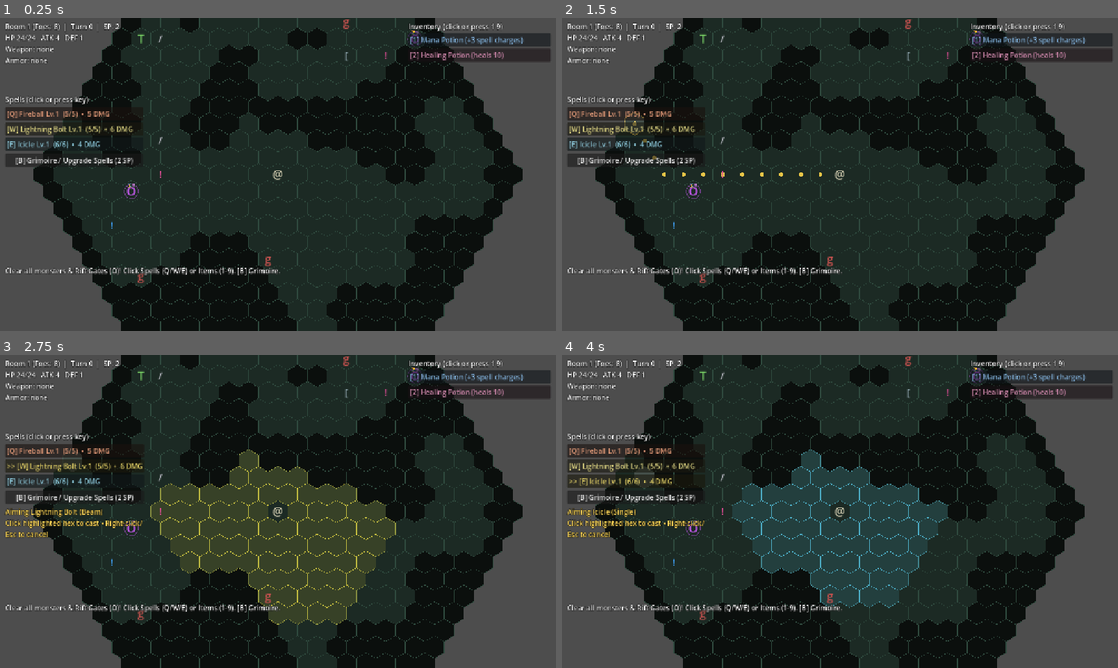
Above: before the commit, frames 1-4 (two rows, left to right).
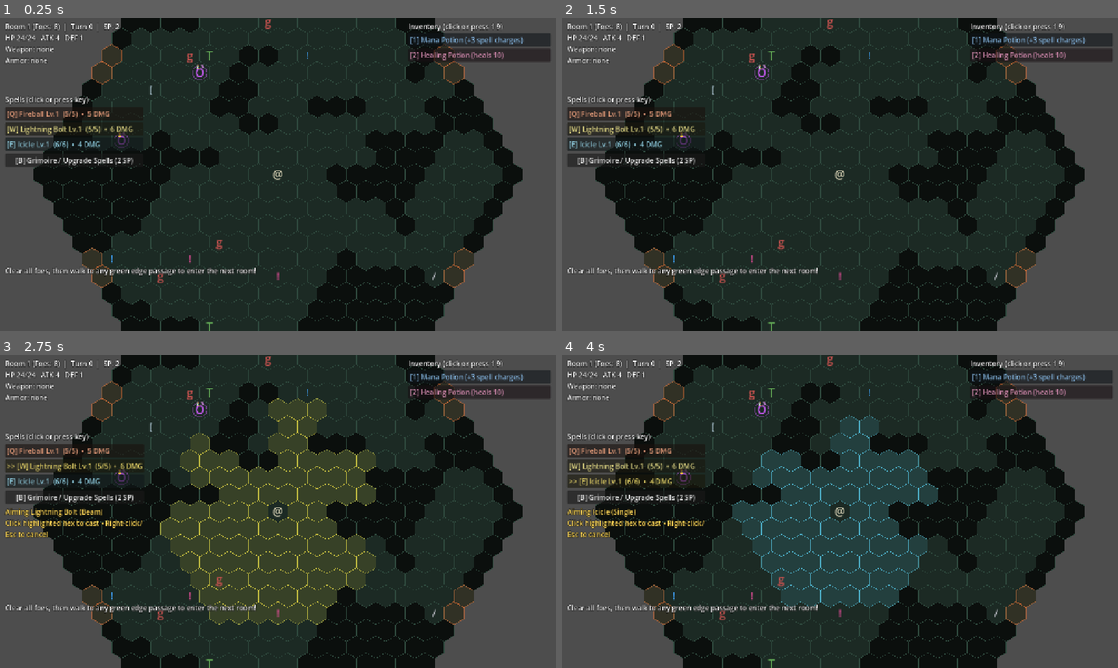
Above: after the commit, the same moments.

Repository: zeemongteng/2d-tilemap
Game: Godot game, scene res://main.tscn
The game is run twice, just before and just after one commit, with the same random seed, the same clock (stepped at 60 frames per second) and the same inputs.
Inputs:
- Up to frame 1 (0.25 s): no input
- Up to frame 2 (1.5 s): click "[Q] Fireball Lv.1 (5/5) • 5 D…" at 0.5 s; click ">> [Q] Fireball Lv.1 (5/5) • …" at 1.25 s
- Up to frame 3 (2.75 s): click "[W] Lightning Bolt Lv.1 (5/5)…" at 2 s
- Up to frame 4 (4 s): click ">> [W] Lightning Bolt Lv.1 (5…" at 2.75 s; click "[E] Icicle Lv.1 (6/6) • 4 DMG" at 3.5 s

The runs differ from the first frame. In frame 1, 26% of the frame differs, in the area x 6-91%, y 0-100%; in frame 2, 26%; in frame 3, 28%; in frame 4, 27%.

Commit message:
remade map

Diff:
--- a/game.gd
+++ b/game.gd
@@ -40,6 +40,7 @@
 
 func _ready() -> void:
 	_rng.randomize()
+	grid.generate()
 
 	var typed_catalog: Array[SpellData] = []
 	for res in spell_catalog:
@@ -50,7 +51,7 @@
 	hud.item_selected.connect(_on_hud_item_selected)
 	hud.spell_learn_requested.connect(_on_spell_learn_requested)
 	hud.spell_upgrade_requested.connect(_on_spell_upgrade_requested)
-	hud.next_room_requested.connect(_advance_to_next_room)
+	hud.next_room_confirmed.connect(_on_next_room_confirmed)
 
 	player = _spawn_actor(player_scene, Vector2i.ZERO)
 	for res in starting_items:
@@ -60,8 +61,8 @@
 		if res is SpellData:
 			player.learn_spell(res as SpellData)
 
-	_setup_room()
-	hud.post("Clear all monsters & Rift Gates (O)! Click Spells (Q/W/E) or Items (1-9). [B] Grimoire.")
+	_populate_current_room(Vector2i.ZERO)
+	hud.post("Clear all foes, then walk to any green edge passage to enter the next room!")
 	_refresh_hud()
 
 
@@ -71,25 +72,15 @@
 
 # --- room generation & spawning -------------------------------------------
 
-func _setup_room() -> void:
+func _populate_current_room(entry_cell: Vector2i) -> void:
 	_room_cleared = false
 	_active_spell_index = -1
-	for m in monsters:
-		if is_instance_valid(m):
-			m.queue_free()
-	monsters.clear()
-	for it in items:
-		if is_instance_valid(it):
-			it.queue_free()
-	items.clear()
-
+	grid.set_room_cleared(false)
 	grid.clear_spell_preview()
-	grid.generate()
-	player.place(grid, Vector2i.ZERO)
 
 	var total_spawners := spawner_count + (room_level - 1) / 2
 	for i in total_spawners:
-		var cell := grid.random_floor_cell(_rng, 6)
+		var cell := grid.random_floor_cell(_rng, 4, entry_cell, 5)
 		if not _is_occupied(cell):
 			var spawner := _spawn_actor(spawner_scene if spawner_scene != null else monster_scene, cell)
 			if spawner.spawn_scene == null:
@@ -98,24 +89,51 @@
 
 	var total_monsters := monster_count + (room_level - 1) * 2
 	for i in total_monsters:
-		var cell := grid.random_floor_cell(_rng, 5)
+		var cell := grid.random_floor_cell(_rng, 3, entry_cell, 4)
 		if not _is_occupied(cell):
 			monsters.append(_spawn_actor(_random_monster_scene(), cell))
 
 	for i in item_count:
-		var cell := grid.random_floor_cell(_rng, 3)
+		var cell := grid.random_floor_cell(_rng, 2, entry_cell, 2)
 		if not _is_occupied(cell) and _item_at(cell) == null:
 			_spawn_item(_random_item(), cell)
 
 
-func _advance_to_next_room() -> void:
+func _on_next_room_confirmed(edge_cell: Vector2i) -> void:
 	if _busy or _dead or not _room_cleared:
 		return
+	_busy = true
 	room_level += 1
-	_setup_room()
+	var next_center := grid.get_adjacent_room_center(grid.current_room_center, edge_cell)
+	grid.generate_room(next_center, edge_cell)
+
+	# Step 1 hex inward toward the new room center if walkable so the player stands inside the new room.
+	var step_in := edge_cell
+	var best_dist := HexGrid.distance(edge_cell, next_center)
+	for n in grid.walkable_neighbors(edge_cell):
+		var d := HexGrid.distance(n, next_center)
+		if d < best_dist and not _is_occupied(n):
+			best_dist = d
+			step_in = n
+	if step_in != player.cell:
+		await player.move_to(step_in, STEP_TIME).finished
+		_pickup()
+
+	_populate_current_room(player.cell)
 	hud.post("Entered Room %d! %d foes await." % [room_level, monsters.size()])
+	_busy = false
 	_refresh_hud()
 	_refresh_hover()
+
+
+func _check_edge_trigger() -> bool:
+	if not grid.is_unvisited_edge_cell(player.cell):
+		return false
+	if not _room_cleared:
+		hud.post("The passage out of this room is sealed until all monsters are defeated!")
+		return false
+	hud.prompt_next_room(room_level + 1, player.cell)
+	return true
 
 
 func _spawn_actor(scene: PackedScene, cell: Vector2i) -> Actor:
@@ -194,12 +212,17 @@
 	if _dead:
 		return
 
+	if hud.is_confirm_open():
+		if event is InputEventKey and event.pressed and not event.echo:
+			if event.keycode in [KEY_Y, KEY_ENTER, KEY_KP_ENTER]:
+				hud.confirm_next_room()
+			elif event.keycode in [KEY_N, KEY_ESCAPE]:
+				hud.close_confirm_modal()
+		return
+
 	if event is InputEventKey and event.pressed and not event.echo:
 		if event.keycode == KEY_B:
 			hud.toggle_spellbook()
-			return
-		if event.keycode == KEY_N and _room_cleared:
-			_advance_to_next_room()
 			return
 		if event.keycode == KEY_ESCAPE:
 			if hud.is_spellbook_open():
@@ -209,7 +232,7 @@
 				_cancel_spell_aim()
 				return
 
-	if hud.is_spellbook_open():
+	if hud.is_any_modal_open():
 		return
 
 	if event is InputEventMouseMotion:
@@ -248,12 +271,13 @@
 
 
 ## Path to a cell; clicking a monster paths up to (not into) it.
+## While monsters are alive, pathfinding stays inside the current room.
 func _path_to(cell: Vector2i) -> Array[Vector2i]:
 	var target := _monster_at(cell)
 	var blocked := _monster_cells()
 	if target != null:
 		blocked.erase(cell)
-	var path := grid.find_path(player.cell, cell, blocked)
+	var path := grid.find_path(player.cell, cell, blocked, not _room_cleared)
 	if target != null and not path.is_empty():
 		path.pop_back()
 	return path
@@ -296,7 +320,6 @@
 		hud.post("%s has no charges left! Drink a Mana Potion to recharge." % spell.display_name)
 		return
 	if _active_spell_index == index:
-		# Pressing or clicking a self-targeted NOVA spell a second time casts it immediately.
 		if spell.pattern == SpellData.Pattern.NOVA:
 			_try_cast_active_spell(player.cell)
 		else:
@@ -348,6 +371,8 @@
 	var valid: Array[Vector2i] = []
 	for c in candidates:
 		if c == player.cell:
+			continue
+		if not _room_cleared and not grid.is_in_current_room(c):
 			continue
 		if spell.requires_los and not grid.has_line_of_sight(player.cell, c):
 			continue
@@ -438,7 +463,6 @@
 
 	for m in hit_monsters:
 		var dmg := spell.effective_damage()
-		# Fire melts frozen targets for +50% bonus damage!
 		if spell.element == SpellData.Element.FIRE and m.frozen_turns > 0:
 			dmg = int(ceil(float(dmg) * 1.5))
 		m.take_damage(dmg, spell.color)
@@ -460,6 +484,8 @@
 
 	await vfx_tween.finished
 	await _advance_turn()
+	if spell.pattern == SpellData.Pattern.BLINK:
+		_check_edge_trigger()
 
 
 # --- player turns ---------------------------------------------------------
@@ -519,7 +545,7 @@
 		await _monsters_act()
 		turn += 1
 		_refresh_hud()
-		if picked_up:
+		if _check_edge_trigger() or picked_up:
 			break
 	_finish_action()
 
@@ -604,10 +630,12 @@
 	if _room_cleared or _dead or not monsters.is_empty():
 		return
 	_room_cleared = true
+	grid.set_room_cleared(true)
 	player.spell_points += 2
 	player.restore_all_spells(1)
-	grid.play_spell_vfx(grid.cells_in_radius(player.cell, 2, true), Color(0.95, 0.85, 0.3))
-	hud.post("★ ROOM %d CLEARED! All monsters vanquished (+2 SP, +1 spell charge)! Press [N] or click Next Room." % room_level)
+	grid.play_spell_vfx(grid.cells_in_radius(player.cell, 2, true), Color(0.35, 0.95, 0.55))
+	hud.post("★ ROOM %d CLEARED! (+2 SP, +1 spell charge). Walk to any glowing green edge passage to enter the next room!" % room_level)
+	_check_edge_trigger()
 
 
 # --- monster & spawner turns ----------------------------------------------
@@ -660,7 +688,7 @@
 	spawner.queue_redraw()
 	var options: Array[Vector2i] = []
 	for n in grid.walkable_neighbors(spawner.cell):
-		if not _is_occupied(n):
+		if grid.is_in_current_room(n) and not _is_occupied(n):
 			options.append(n)
 	if options.is_empty():
 		return
@@ -705,7 +733,7 @@
 		for other in monsters:
 			if other != m:
 				others.append(other.cell)
-		var path := grid.find_path(m.cell, player.cell, others)
+		var path := grid.find_path(m.cell, player.cell, others, true)
 		if not path.is_empty():
 			return path[0]
 		return m.cell
@@ -713,7 +741,7 @@
 		return m.cell
 	var options: Array[Vector2i] = []
 	for n in grid.walkable_neighbors(m.cell):
-		if not _is_occupied(n):
+		if grid.is_in_current_room(n) and not _is_occupied(n):
 			options.append(n)
 	if options.is_empty():
 		return m.cell
--- a/hex_grid.gd
+++ b/hex_grid.gd
@@ -1,7 +1,7 @@
 class_name HexGrid
 extends Node2D
 ## Pointy-top hex grid using axial coordinates (x = q, y = r).
-## Owns the cave layout, pathfinding, spell targeting overlays, and drawing.
+## Supports generating connected adjacent hex rooms of identical size with shared walls.
 
 const SQRT3 := 1.7320508075688772
 const DIRECTIONS: Array[Vector2i] = [
@@ -13,7 +13,7 @@
 @export var hex_size := 26.0
 ## 0 = a different cave every run.
 @export var rng_seed := 0
-@export_range(0.0, 1.0) var fill_chance := 0.46
+@export_range(0.0, 1.0) var fill_chance := 0.44
 @export var smooth_passes := 3
 
 @export_group("Colors")
@@ -22,6 +22,8 @@
 @export var line_color := Color("2f4a3e")
 @export var hover_color := Color(1, 1, 1, 0.18)
 @export var path_color := Color("e8c547")
+@export var exit_locked_color := Color(0.95, 0.45, 0.2, 0.45)
+@export var exit_ready_color := Color(0.35, 0.95, 0.55, 0.75)
 
 ## cell -> true if wall, false if floor.
 var _tiles: Dictionary = {}
@@ -29,6 +31,12 @@
 var _ids: Dictionary = {}
 var _cells: Array[Vector2i] = []
 var _corners := PackedVector2Array()
+var _rng := RandomNumberGenerator.new()
+
+var current_room_center := Vector2i.ZERO
+var generated_rooms: Array[Vector2i] = []
+var exit_cells: Array[Vector2i] = []
+var room_cleared := false
 
 var hover_cell := Vector2i(1 << 20, 1 << 20)
 var path_preview: Array[Vector2i] = []
@@ -84,6 +92,10 @@
 	return _tiles.has(cell) and not _tiles[cell]
 
 
+func is_in_current_room(cell: Vector2i) -> bool:
+	return distance(cell, current_room_center) <= radius
+
+
 func walkable_neighbors(cell: Vector2i) -> Array[Vector2i]:
 	var result: Array[Vector2i] = []
 	for d in DIRECTIONS:
@@ -100,6 +112,71 @@
 			if not walkable_only or is_walkable(c):
 				result.append(c)
 	return result
+
+
+## Returns the 6 face-to-face offsets for hex rooms of `radius` so adjacent rooms share a 13-hex border wall.
+func _room_face_offsets() -> Array[Vector2i]:
+	var r := radius
+	return [
+		Vector2i(2 * r, -r),
+		Vector2i(r, r),
+		Vector2i(-r, 2 * r),
+		Vector2i(-2 * r, r),
+		Vector2i(-r, -r),
+		Vector2i(r, -2 * r),
+	]
+
+
+## Midpoint on the rim of `center` for face `face_idx` (0..5).
+func _face_midpoint(center: Vector2i, face_idx: int) -> Vector2i:
+	var r := radius
+	var half := r / 2
+	match face_idx:
+		0:
+			return center + Vector2i(r, -half)
+		1:
+			return center + Vector2i(r - half, half)
+		2:
+			return center + Vector2i(-half, r)
+		3:
+			return center + Vector2i(-r, half)
+		4:
+			return center + Vector2i(-r + half, -half)
+		_:
+			return center + Vector2i(half, -r)
+
+
+func get_face_index(center: Vector2i, edge_cell: Vector2i) -> int:
+	var dq := edge_cell.x - center.x
+	var dr := edge_cell.y - center.y
+	var ds := -dq - dr
+	var r := radius
+	if dq == r:
+		return 0
+	if ds == -r:
+		return 1
+	if dr == r:
+		return 2
+	if dq == -r:
+		return 3
+	if ds == r:
+		return 4
+	return 5
+
+
+func get_adjacent_room_center(center: Vector2i, edge_cell: Vector2i) -> Vector2i:
+	var offsets := _room_face_offsets()
+	var face_idx := get_face_index(center, edge_cell)
+	return center + offsets[face_idx]
+
+
+func is_unvisited_edge_cell(cell: Vector2i) -> bool:
+	if not is_walkable(cell):
+		return false
+	if distance(cell, current_room_center) != radius:
+		return false
+	var adj_center := get_adjacent_room_center(current_room_center, cell)
+	return not generated_rooms.has(adj_center)
 
 
 ## Returns cells along the straight hex line from `from` (exclusive) to `to` (inclusive),
@@ -111,7 +188,6 @@
 		return result
 	for i in range(1, n + 1):
 		var t := float(i) / float(n)
-		# Small nudge prevents ties right on hex edges from zig-zagging.
 		var q := lerpf(float(from.x) + 1e-6, float(to.x) + 1e-6, t)
 		var r := lerpf(float(from.y) + 2e-6, float(to.y) + 2e-6, t)
 		var c := _axial_round(q, r)
@@ -130,35 +206,55 @@
 	return not line.is_empty() and line[line.size() - 1] == to
 
 
-func random_floor_cell(rng: RandomNumberGenerator, min_distance_from_center := 0) -> Vector2i:
+func random_floor_cell(rng: RandomNumberGenerator, min_distance_from_center := 0, avoid_cell := Vector2i(1 << 20, 1 << 20), min_avoid_dist := 0) -> Vector2i:
 	var options: Array[Vector2i] = []
 	for c in _cells:
-		if distance(c, Vector2i.ZERO) >= min_distance_from_center:
+		if distance(c, current_room_center) >= radius:
+			continue
+		if distance(c, current_room_center) >= min_distance_from_center and distance(c, avoid_cell) >= min_avoid_dist:
 			options.append(c)
 	if options.is_empty():
-		return Vector2i.ZERO
+		return current_room_center
 	return options[rng.randi_range(0, options.size() - 1)]
 
 
 func generate() -> void:
-	var rng := RandomNumberGenerator.new()
 	if rng_seed != 0:
-		rng.seed = rng_seed
+		_rng.seed = rng_seed
 	else:
-		rng.randomize()
+		_rng.randomize()
+	_tiles.clear()
+	generated_rooms.clear()
+	generate_room(Vector2i.ZERO, Vector2i.ZERO)
+
+
+## Generates a room of `radius` centered at `center` while preserving any shared boundary tiles
+## from already-generated adjacent rooms so walls and doorways connect seamlessly.
+func generate_room(center: Vector2i, entry_cell: Vector2i) -> void:
+	current_room_center = center
+	if not generated_rooms.has(center):
+		generated_rooms.append(center)
 
 	var region: Array[Vector2i] = []
-	for q in range(-radius, radius + 1):
-		for r in range(maxi(-radius, -q - radius), mini(radius, -q + radius) + 1):
-			region.append(Vector2i(q, r))
-
-	_tiles.clear()
-	for c in region:
-		_tiles[c] = rng.randf() < fill_chance
-
-	for i in smooth_passes:
+	var locked: Dictionary = {}
+	for dq in range(-radius, radius + 1):
+		for dr in range(maxi(-radius, -dq - radius), mini(radius, -dq + radius) + 1):
+			var c := center + Vector2i(dq, dr)
+			region.append(c)
+			if _tiles.has(c):
+				locked[c] = true
+			elif distance(c, center) == radius:
+				# Outer rim defaults to solid cave wall until exit doorways are carved.
+				_tiles[c] = true
+			else:
+				_tiles[c] = _rng.randf() < fill_chance
+
+	for _pass in smooth_passes:
 		var next := {}
 		for c in region:
+			if locked.has(c) or distance(c, center) == radius:
+				next[c] = _tiles[c]
+				continue
 			var walls := 0
 			for d in DIRECTIONS:
 				if _tiles.get(c + d, true):
@@ -169,28 +265,80 @@
 				next[c] = false
 			else:
 				next[c] = _tiles[c]
-		_tiles = next
-
-	# Guarantee open ground around the spawn point.
+		for c in region:
+			_tiles[c] = next[c]
+
+	# Guarantee open ground around the room's center and around the entry cell.
 	for c in region:
-		if distance(c, Vector2i.ZERO) <= 2:
+		if distance(c, center) <= 2 and not locked.has(c):
 			_tiles[c] = false
-
-	# Fill in pockets the player could never reach.
-	var reachable := {Vector2i.ZERO: true}
-	var stack: Array[Vector2i] = [Vector2i.ZERO]
+		if entry_cell != center and distance(c, entry_cell) <= 1 and distance(c, center) < radius and not locked.has(c):
+			_tiles[c] = false
+
+	# Connect the entry doorway directly to the new room's center.
+	if entry_cell != center:
+		_carve_corridor(entry_cell, center, locked)
+
+	# Carve exit doorways on the 6 faces leading to unvisited adjacent rooms.
+	var offsets := _room_face_offsets()
+	for face_idx in 6:
+		var adj_center := center + offsets[face_idx]
+		var mid := _face_midpoint(center, face_idx)
+		if not generated_rooms.has(adj_center):
+			# Carve a 2-hex doorway on the rim and connect it to the room center.
+			_tiles[mid] = false
+			for d in DIRECTIONS:
+				var neighbor_rim := mid + d
+				if distance(neighbor_rim, center) == radius and not locked.has(neighbor_rim):
+					_tiles[neighbor_rim] = false
+					break
+			_carve_corridor(mid, center, locked)
+		else:
+			# Ensure any existing doorway on a shared wall connects into this room's center.
+			for c in region:
+				if locked.has(c) and not _tiles[c] and get_face_index(center, c) == face_idx:
+					_carve_corridor(c, center, locked)
+
+	# Fill in unreachable interior pockets inside this room.
+	var reachable := {center: true}
+	var stack: Array[Vector2i] = [center]
 	while not stack.is_empty():
 		var c: Vector2i = stack.pop_back()
 		for d in DIRECTIONS:
 			var n := c + d
-			if is_walkable(n) and not reachable.has(n):
+			if distance(n, center) <= radius and is_walkable(n) and not reachable.has(n):
 				reachable[n] = true
 				stack.append(n)
 	for c in region:
-		if not reachable.has(c):
+		if not reachable.has(c) and not locked.has(c):
 			_tiles[c] = true
 
 	_build_astar()
+	_refresh_exit_cells()
+	queue_redraw()
+
+
+func _carve_corridor(from: Vector2i, to: Vector2i, locked: Dictionary) -> void:
+	var line := hex_line(from, to, false)
+	for c in line:
+		if not locked.has(c):
+			_tiles[c] = false
+		for d in DIRECTIONS:
+			var side := c + d
+			if distance(side, current_room_center) < radius and not locked.has(side) and _rng.randf() < 0.35:
+				_tiles[side] = false
+
+
+func _refresh_exit_cells() -> void:
+	exit_cells.clear()
+	for c in _cells:
+		if is_unvisited_edge_cell(c):
+			exit_cells.append(c)
+
+
+func set_room_cleared(cleared: bool) -> void:
+	room_cleared = cleared
+	_refresh_exit_cells()
 	queue_redraw()
 
 
@@ -212,15 +360,22 @@
 
 ## Returns the cells to walk through, excluding `from`. Empty if unreachable.
 ## `blocked` cells (e.g. other creatures) are treated as walls for this query.
-func find_path(from: Vector2i, to: Vector2i, blocked: Array[Vector2i] = []) -> Array[Vector2i]:
+func find_path(from: Vector2i, to: Vector2i, blocked: Array[Vector2i] = [], restrict_to_current_room := false) -> Array[Vector2i]:
 	var result: Array[Vector2i] = []
 	if from == to or not _ids.has(from) or not _ids.has(to) or blocked.has(to):
+		return result
+	if restrict_to_current_room and not is_in_current_room(to):
 		return result
 	var disabled: Array[int] = []
 	for c in blocked:
 		if c != from and _ids.has(c):
 			_astar.set_point_disabled(_ids[c], true)
 			disabled.append(_ids[c])
+	if restrict_to_current_room:
+		for c in _cells:
+			if c != from and not is_in_current_room(c) and _ids.has(c):
+				_astar.set_point_disabled(_ids[c], true)
+				disabled.append(_ids[c])
 	var id_path := _astar.get_id_path(_ids[from], _ids[to])
 	for id in disabled:
 		_astar.set_point_disabled(id, false)
@@ -277,9 +432,22 @@
 func _draw() -> void:
 	for c in _tiles:
 		var points := _hex_polygon(cell_to_pixel(c))
-		draw_colored_polygon(points, wall_color if _tiles[c] else floor_color)
+		var in_active := is_in_current_room(c)
+		var base_col := wall_color if _tiles[c] else floor_color
+		if not in_active:
+			base_col = base_col.darkened(0.28)
+		draw_colored_polygon(points, base_col)
 		points.append(points[0])
-		draw_polyline(points, line_color, 1.0)
+		draw_polyline(points, line_color.darkened(0.25) if not in_active else line_color, 1.0)
+
+	# Highlight exit doorway hexes on the outer rim of the current room.
+	var exit_col := exit_ready_color if room_cleared else exit_locked_color
+	var exit_fill := Color(exit_col.r, exit_col.g, exit_col.b, 0.22 if room_cleared else 0.1)
+	for c in exit_cells:
+		var poly := _hex_polygon(cell_to_pixel(c))
+		draw_colored_polygon(poly, exit_fill)
+		poly.append(poly[0])
+		draw_polyline(poly, exit_col, 2.0)
 
 	# Draw valid cast range cells when aiming a spell.
 	if not spell_range_cells.is_empty():
--- a/hud.gd
+++ b/hud.gd
@@ -5,13 +5,13 @@
 signal item_selected(index: int)
 signal spell_learn_requested(template: SpellData)
 signal spell_upgrade_requested(spell: SpellData)
-signal next_room_requested()
+signal next_room_confirmed(edge_cell: Vector2i)
 
 const MAX_LOG_LINES := 6
 const SPELL_KEYS: Array[String] = ["Q", "W", "E", "F", "G", "C"]
 
 @onready var stats_label: Label = $Stats
-@onready var next_room_button: Button = $SpellPanel/NextRoomButton
+@onready var cleared_banner: Label = $SpellPanel/ClearedBanner
 @onready var spell_list: VBoxContainer = $SpellPanel/SpellList
 @onready var spellbook_button: Button = $SpellPanel/SpellbookButton
 @onready var targeting_banner: Label = $SpellPanel/TargetingBanner
@@ -22,6 +22,12 @@
 @onready var close_button: Button = $SpellbookModal/Margin/VBox/TopBar/CloseButton
 @onready var catalog_list: VBoxContainer = $SpellbookModal/Margin/VBox/Scroll/CatalogList
 
+@onready var confirm_modal: PanelContainer = $ConfirmRoomModal
+@onready var confirm_title: Label = $ConfirmRoomModal/Margin/VBox/ConfirmTitle
+@onready var confirm_text: Label = $ConfirmRoomModal/Margin/VBox/ConfirmText
+@onready var yes_button: Button = $ConfirmRoomModal/Margin/VBox/Buttons/YesButton
+@onready var no_button: Button = $ConfirmRoomModal/Margin/VBox/Buttons/NoButton
+
 @onready var info_popup: PanelContainer = $InfoPopup
 @onready var popup_title: Label = $InfoPopup/Margin/VBox/PopupTitle
 @onready var popup_subtitle: Label = $InfoPopup/Margin/VBox/PopupSubtitle
@@ -33,20 +39,22 @@
 var _last_turn := 0
 var _active_spell_index := -1
 var _ui_hover_active := false
+var _pending_edge_cell := Vector2i.ZERO
 
 
 func _ready() -> void:
 	spellbook_button.pressed.connect(toggle_spellbook)
 	close_button.pressed.connect(close_spellbook)
-	next_room_button.pressed.connect(func() -> void:
-		next_room_requested.emit()
-	)
+	yes_button.pressed.connect(confirm_next_room)
+	no_button.pressed.connect(close_confirm_modal)
+
 	var style := StyleBoxFlat.new()
 	style.bg_color = Color(0.08, 0.11, 0.1, 0.96)
 	style.border_color = Color(0.45, 0.62, 0.52, 0.9)
 	style.set_border_width_all(2)
 	style.set_corner_radius_all(6)
 	info_popup.add_theme_stylebox_override("panel", style)
+	confirm_modal.add_theme_stylebox_override("panel", style)
 
 
 func _process(_delta: float) -> void:
@@ -60,6 +68,34 @@
 
 func is_spellbook_open() -> bool:
 	return spellbook_modal.visible
+
+
+func is_confirm_open() -> bool:
+	return confirm_modal.visible
+
+
+func is_any_modal_open() -> bool:
+	return spellbook_modal.visible or confirm_modal.visible
+
+
+func prompt_next_room(next_room_num: int, edge_cell: Vector2i) -> void:
+	_pending_edge_cell = edge_cell
+	hide_popup()
+	confirm_title.text = "ENTER ROOM %d?" % next_room_num
+	confirm_text.text = "You have reached the edge of the room.\nGenerate and enter Room %d in this direction?" % next_room_num
+	yes_button.text = "[Y / Enter] Enter Room %d" % next_room_num
+	confirm_modal.visible = true
+
+
+func confirm_next_room() -> void:
+	if not confirm_modal.visible:
+		return
+	confirm_modal.visible = false
+	next_room_confirmed.emit(_pending_edge_cell)
+
+
+func close_confirm_modal() -> void:
+	confirm_modal.visible = false
 
 
 func toggle_spellbook() -> void:
@@ -186,8 +222,7 @@
 		weapon, armor, status_line,
 	]
 
-	next_room_button.visible = room_cleared
-	next_room_button.text = "★ ROOM CLEARED — [N] Enter Room %d ★" % (room + 1)
+	cleared_banner.visible = room_cleared
 
 	spellbook_button.text = "[B] Grimoire / Upgrade Spells (%d SP)" % player.spell_points
 	_rebuild_spells(player, active_spell_idx)
--- a/hud.tscn
+++ b/hud.tscn
@@ -20,12 +20,15 @@
 offset_bottom = 550.0
 theme_override_constants/separation = 6
 
-[node name="NextRoomButton" type="Button" parent="SpellPanel"]
-visible = false
-layout_mode = 2
-focus_mode = 0
+[node name="ClearedBanner" type="Label" parent="SpellPanel"]
+visible = false
+layout_mode = 2
 theme_override_colors/font_color = Color(0.45, 1, 0.55, 1)
-text = "★ ROOM CLEARED — [N] Enter Next Room ★"
+theme_override_colors/font_outline_color = Color(0, 0, 0, 1)
+theme_override_constants/outline_size = 4
+text = "★ ROOM CLEARED ★
+Walk to any green edge passage to enter the next area!"
+autowrap_mode = 2
 
 [node name="SpellsHeader" type="Label" parent="SpellPanel"]
 layout_mode = 2
@@ -131,6 +134,61 @@
 size_flags_horizontal = 3
 theme_override_constants/separation = 8
 
+[node name="ConfirmRoomModal" type="PanelContainer" parent="."]
+visible = false
+anchors_preset = 8
+anchor_left = 0.5
+anchor_top = 0.5
+anchor_right = 0.5
+anchor_bottom = 0.5
+offset_left = -210.0
+offset_top = -90.0
+offset_right = 210.0
+offset_bottom = 90.0
+grow_horizontal = 2
+grow_vertical = 2
+
+[node name="Margin" type="MarginContainer" parent="ConfirmRoomModal"]
+layout_mode = 2
+theme_override_constants/margin_left = 20
+theme_override_constants/margin_top = 16
+theme_override_constants/margin_right = 20
+theme_override_constants/margin_bottom = 16
+
+[node name="VBox" type="VBoxContainer" parent="ConfirmRoomModal/Margin"]
+layout_mode = 2
+theme_override_constants/separation = 12
+
+[node name="ConfirmTitle" type="Label" parent="ConfirmRoomModal/Margin/VBox"]
+layout_mode = 2
+theme_override_colors/font_color = Color(0.45, 1, 0.6, 1)
+text = "ENTER NEXT AREA?"
+horizontal_alignment = 1
+
+[node name="ConfirmText" type="Label" parent="ConfirmRoomModal/Margin/VBox"]
+layout_mode = 2
+text = "Venture through this passage into the adjacent cave room?"
+horizontal_alignment = 1
+autowrap_mode = 2
+
+[node name="Buttons" type="HBoxContainer" parent="ConfirmRoomModal/Margin/VBox"]
+layout_mode = 2
+theme_override_constants/separation = 14
+alignment = 1
+
+[node name="YesButton" type="Button" parent="ConfirmRoomModal/Margin/VBox/Buttons"]
+custom_minimum_size = Vector2(165, 36)
+layout_mode = 2
+focus_mode = 0
+theme_override_colors/font_color = Color(0.5, 1, 0.6, 1)
+text = "[Y / Enter] Enter Next Room"
+
+[node name="NoButton" type="Button" parent="ConfirmRoomModal/Margin/VBox/Buttons"]
+custom_minimum_size = Vector2(140, 36)
+layout_mode = 2
+focus_mode = 0
+text = "[N / Esc] Stay Here"
+
 [node name="InfoPopup" type="PanelContainer" parent="."]
 visible = false
 offset_right = 270.0
